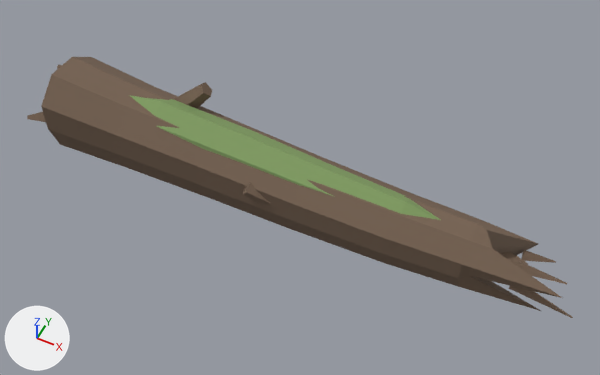
One commit to the glTF model assets/dead_log.glb: the scene before it, then after it.
The view is the same before and after, from a camera (50 mm lens) standing at (1.82, -3.31, 4.44) and looking at (0.16, 0.01, 0.29). The lights are fixed; the arrows at lower left show +X, +Y and +Z. The older version comes first. Vertices at exactly the same position are counted once.

Script lines for the objects in view, before the commit:
```python
me_dead_log = bpy.data.meshes.new('dead_log')
me_dead_log.from_pydata(...)  # 219 vertices, 382 faces; spans x -1.9..2.05, y -0.29..0.32, z -0.02..0.66
# faces by material slot: [290, 92]
me_dead_log.materials.append(mat_mat_bark)  # brown #766150
me_dead_log.materials.append(mat_mat_grass)  # green #819e61
ob_dead_log = bpy.data.objects.new('dead_log', me_dead_log)
ob_dead_log.location = (0.0, 0.0, 0.0)
```
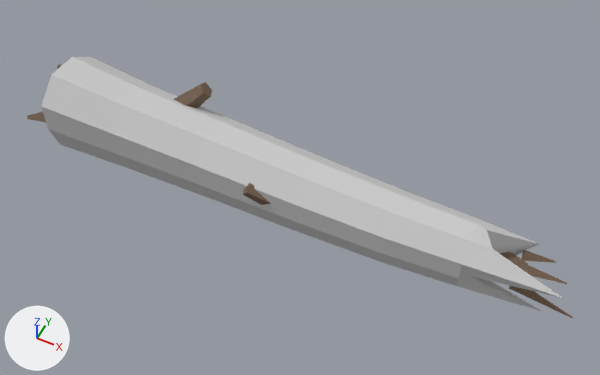
Where the change shows, as pixel boxes (x1, y1, x2, y2) in the pictures (600 x 375 px):
part 1 of me_dead_log, deleted (green): before (129, 95, 441, 220)
part 2 of me_dead_log, recoloured (brown to light grey): (41, 57, 562, 311) in both

The change, as a list of edits to the scene's bpy script:
```text
Add mat_mat_mossbark:
    mat_mat_mossbark = principled_material('MAT:mossbark')
    mat_mat_mossbark.base_color = (0.6, 0.6, 0.6)  # light grey #cbcbcb
    mat_mat_mossbark.roughness = 0.85
Change me_dead_log:
    used by ob_dead_log; location = (0.0, 0.0, 0.0)
    remove me_dead_log.from_pydata(...)  # 219 vertices, 382 faces; spans x -1.9..2.05, y -0.29..0.32, z -0.02..0.66
    remove me_dead_log.materials.append(mat_mat_grass)  # green #819e61
    add me_dead_log.from_pydata(...)  # 171 vertices, 290 faces; spans x -1.9..2.05, y -0.29..0.32, z -0.02..0.66
    me_dead_log part 1: the loose piece of 48 vertices spanning x -1.32..1.35, y -0.17..0.22, z -0.01..0.62 is deleted
    me_dead_log part 2: 122 faces spanning x -1.7..1.96, y -0.29..0.32, z -0.02..0.66 switch from mat_mat_bark (brown #766150) to mat_mat_mossbark (light grey #cbcbcb)
```
